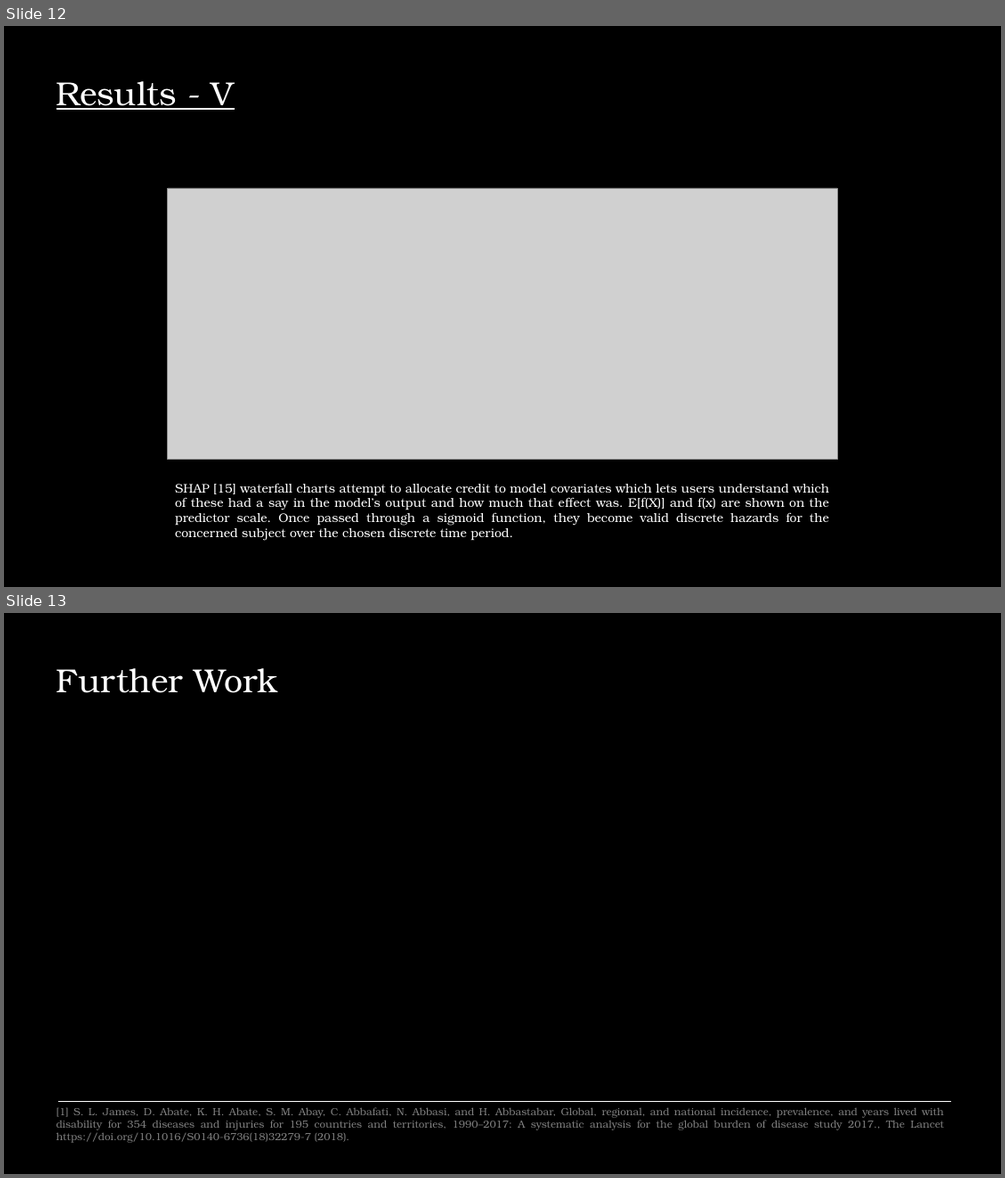
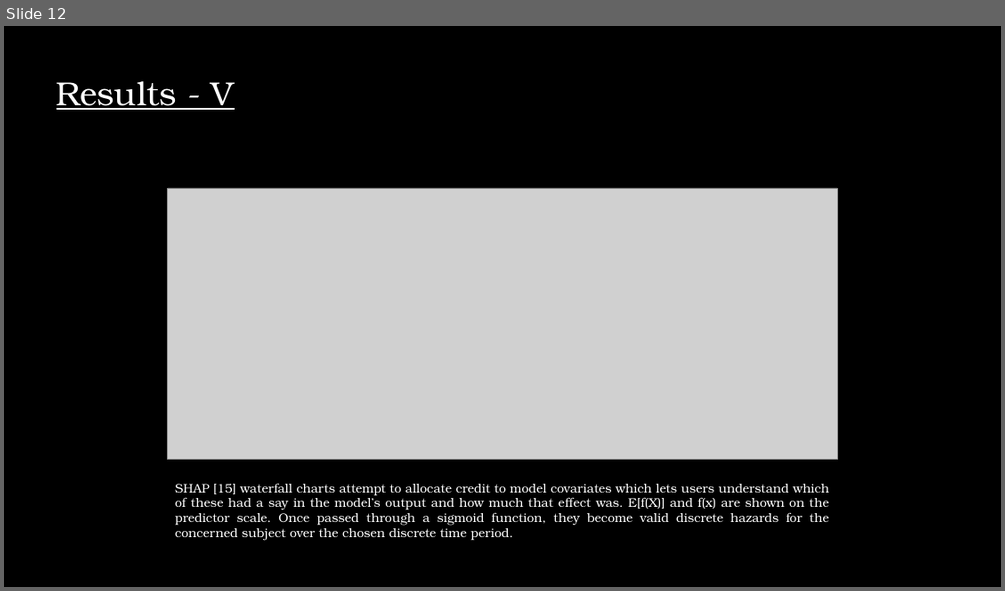
Before and after one commit to sourasen1011/UoE_Research_Project_2023, a slide deck: presentations/powerpoint_presentation/my_presentation.pptx. Shown one above the other, each under a label of ours: slides 12 and 13 before the commit, slide 12 after it. The pictures are 1005x1178 and 1005x591 pixels, drawn with LibreOffice and Linux fonts; fonts in the diff are those of the drawing; grey boxes stand for pictures. Boxes give left, top, right and bottom in pixels: in the first picture for what was removed or moved away, otherwise in the second. Text is boxed around its words. In the diff, an @@ line names an element or a change of style, - is before the commit and + after.

```diff
--- a/presentations/powerpoint_presentation/my_presentation.pptx
+++ b/presentations/powerpoint_presentation/my_presentation.pptx
@@ slide 13 removed at bbox=[4, 613, 1001, 1174], background #000000 @@
@@ text removed at bbox=[57, 668, 277, 693] @@
-Further Work
@@ text removed at bbox=[57, 1107, 944, 1143] @@
-[1] S. L. James, D. Abate, K. H. Abate, S. M. Abay, C. Abbafati, N. Abbasi, and H. Abbastabar, Global, regional, and national incidence, prevalence, and years lived with disability for 354 diseases and injuries for 195 countries and territories, 1990–2017: A systematic analysis for the global burden of disease study 2017., The Lancet https://doi.org/10.1016/S0140-6736(18)32279-7 (2018).
@@ line removed from (57, 1102) to (952, 1102) @@
```
Also in this commit, not shown: 1 slide changed, 1 slide added, 1 other file.
